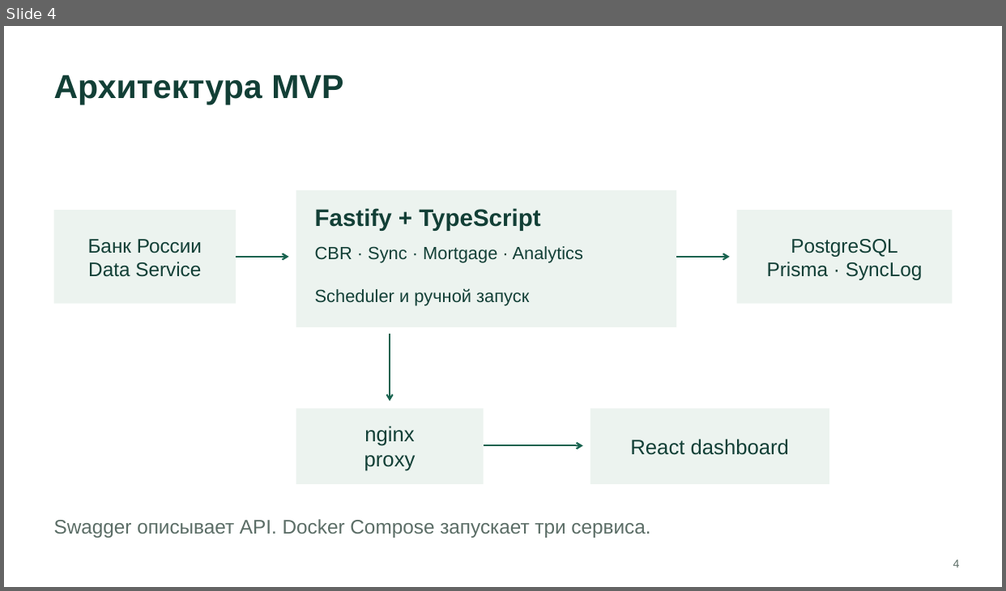
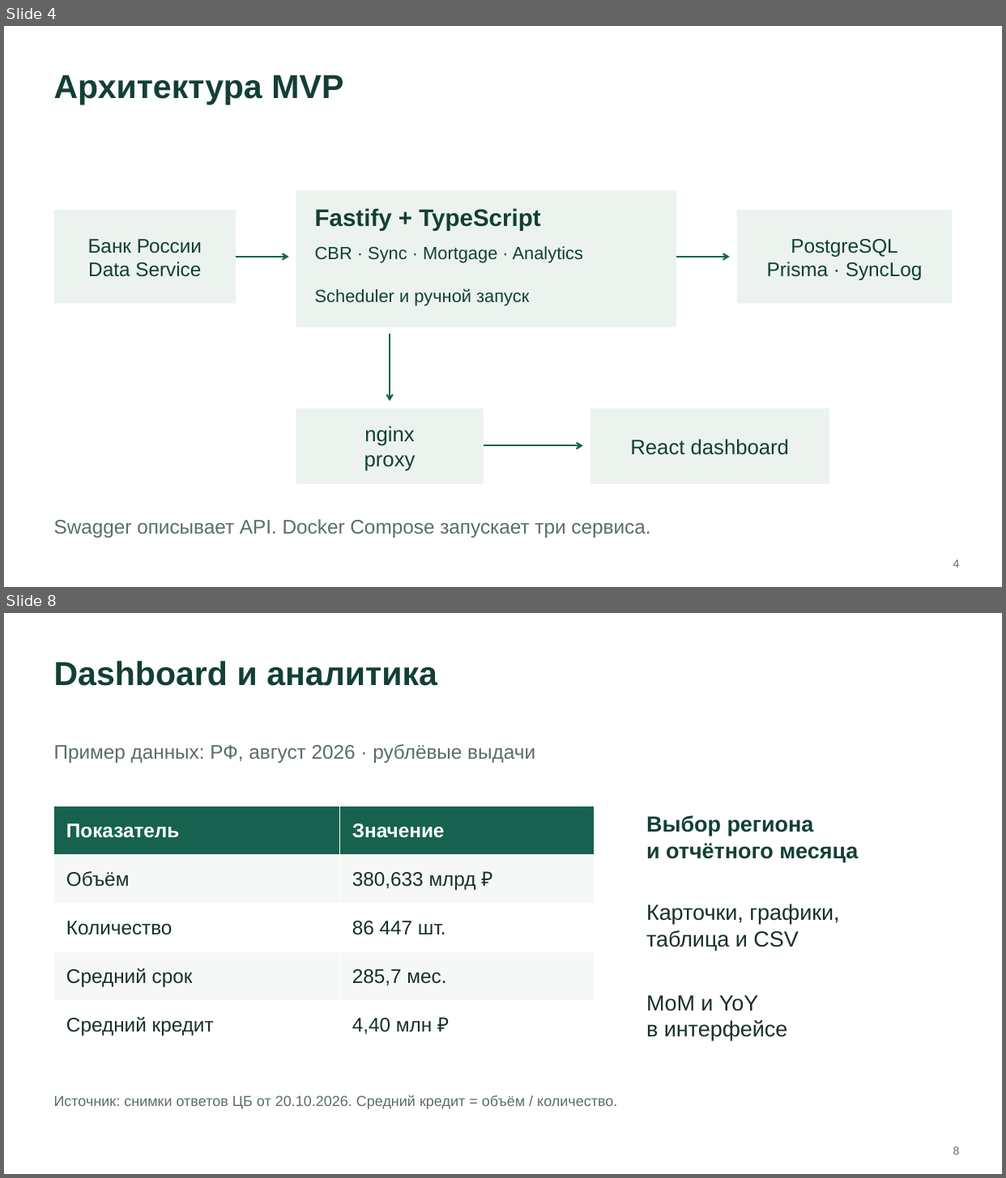
Before and after one commit to succubus-q/svoe-housing-analytics, a slide deck: assets/competition/presentation/svoe-housing-competition.pptx. Shown one above the other, each under a label of ours: slide 4 before the commit, slides 4 and 8 after it; the slides between them are not shown. The pictures are 1006x591 and 1006x1178 pixels, drawn with LibreOffice and Linux fonts; fonts in the diff are those of the drawing. Boxes give left, top, right and bottom in pixels: in the first picture for what was removed or moved away, otherwise in the second. Text is boxed around its words. In the diff, an @@ line names an element or a change of style, - is before the commit and + after.

```diff
--- a/assets/competition/presentation/svoe-housing-competition.pptx
+++ b/assets/competition/presentation/svoe-housing-competition.pptx
@@ slide 8 added at (4,613,1002,1174), background #FFFFFF @@
@@ text added at (54,661,437,686), 32 pt, text #123F36, bold @@
+Dashboard и аналитика
@@ text added at (54,744,535,763), 19 pt, text #5B6D66 @@
+Пример данных: РФ, август 2026 · рублёвые выдачи
@@ table added at (54,806,594,1050), 5 rows, 2 columns @@
+Показатель | Значение
+Объём | 380,633 млрд ₽
+Количество | 86 447 шт.
+Средний срок | 285,7 мес.
+Средний кредит | 4,40 млн ₽
@@ text added at (646,815,858,862), 21 pt, text #123F36, bold @@
+Выбор региона
+и отчётного месяца
@@ text added at (646,904,839,951), 21 pt, text #192F29 @@
+Карточки, графики,
+таблица и CSV
@@ text added at (646,995,788,1041), 21 pt, text #192F29 @@
+MoM и YoY
+в интерфейсе
@@ text added at (54,1095,617,1110), 14 pt, text #5B6D66 @@
+Источник: снимки ответов ЦБ от 20.10.2026. Средний кредит = объём / количество.
@@ text added at (953,1147,960,1155), 11 pt, text #5B6D66 @@
+8
```
Also in this commit, not shown: 7 slides changed, 1 other slide added, 19 other files.
